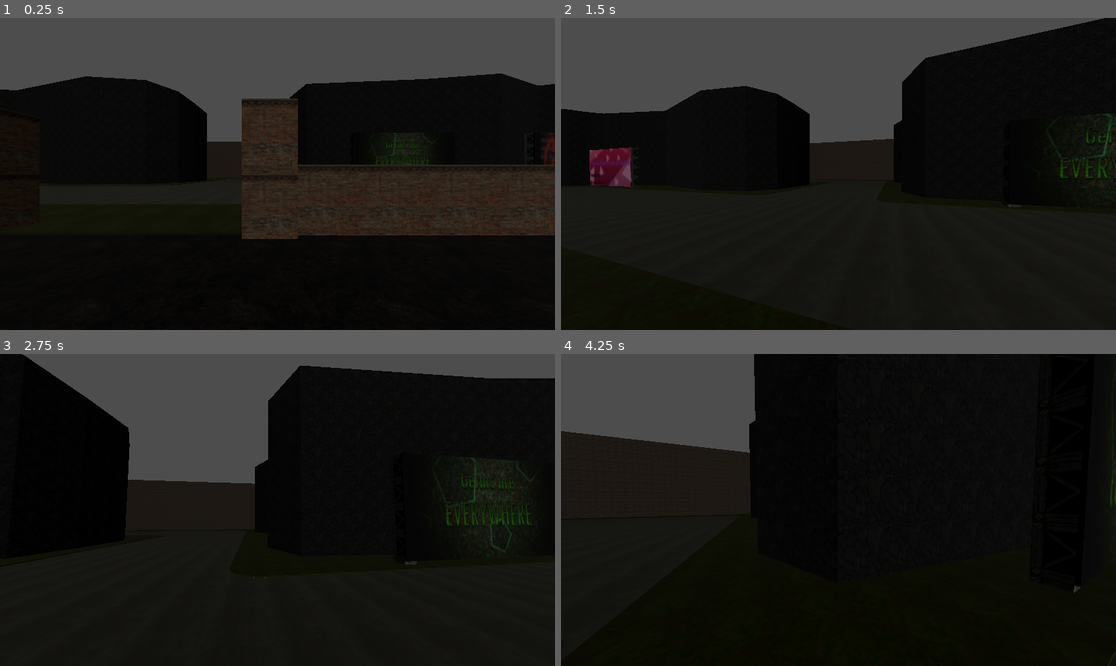
Above: before the commit, frames 1-4 (two rows, left to right).
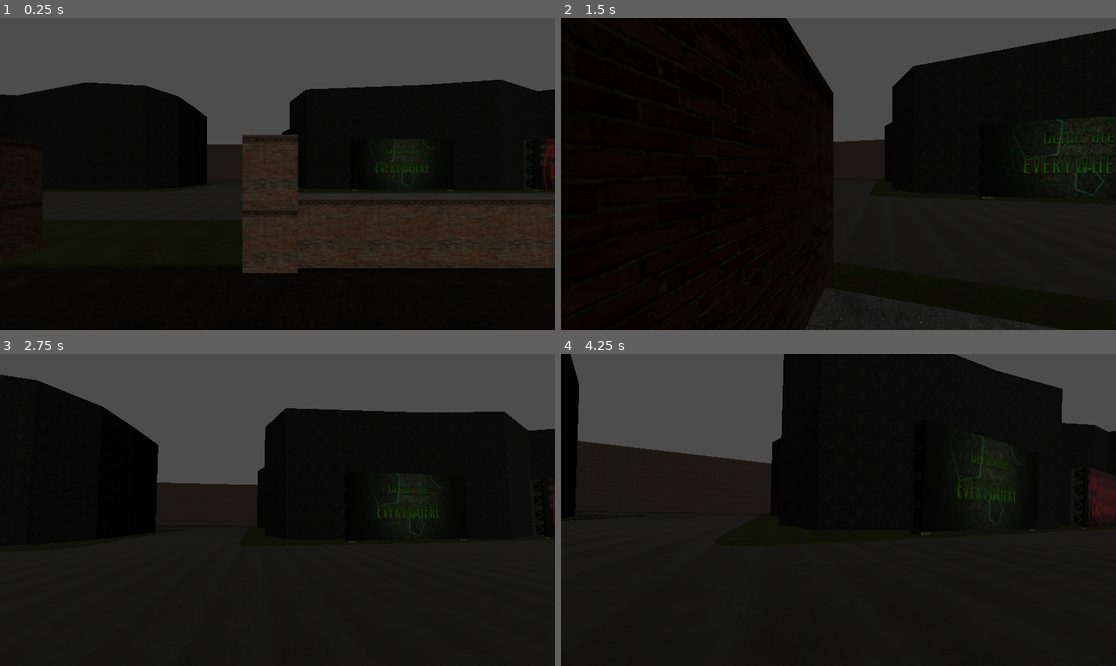
Above: after the commit, the same moments.

Repository: dubstabber/dark-chasers
Game: Godot game, scene res://scenes/rooms/mansion_1.tscn
Same seed, same stepped clock (60 frames per second), same inputs: the game is played once before the commit and once after it. Sound files missing from this copy of the repository are replaced by a short silence.
Inputs (mouse positions are in pixels of both pictures, inside the frame that each line leads up to):
- Up to frame 1 (0.25 s): no input
- Up to frame 2 (1.5 s): move the mouse to (866, 174) at 0.52 s; hold Ctrl (crounch, bound only before the commit) 0.53-1.28 s; hold W (move-up) from 0.53 s (still down); tap Space (jump) at 0.77, 1.07 s; tap Shift (run, bound only before the commit) at 0.8, 1.35 s; move the mouse to (810, 174) at 1.27 s
- Up to frame 3 (2.75 s): keep holding W (move-up); tap Space (jump) at 1.52, 1.82, 2.3 s; tap E (use) at 1.55, 2.1 s; move the mouse to (288, 503) at 2.02 s
- Up to frame 4 (4.25 s): keep holding W (move-up); move the mouse to (832, 516) at 2.77 s; tap Space (jump) at 2.85, 3.02, 3.32, 3.77, 4.07 s; tap Ctrl (crounch, bound only before the commit) at 3.05 s; move the mouse to (877, 513) at 3.52 s; hold Ctrl (crounch, bound only before the commit) from 3.53 s (still down); tap Shift (run, bound only before the commit) at 3.8 s

The runs differ from the first frame. In frame 1, 13% of the frame differs, in the area x 0-100%, y 17-82%; in frame 2, 17%, in the area x 0-100%, y 0-100%; in frame 3, 11%; in frame 4, 9.0%.
Error after the commit: Invalid assignment of property or key 'target' with value of type 'CharacterBody3D (player.gd)' on a base object of type 'CharacterBody3D (ao_oni.gd)'. (res://…

Commit message:
Character controller overhaul

Diff:
--- a/project.godot
+++ b/project.godot
@@ -22,7 +22,7 @@
 
 [input]
 
-run={
+sprint={
 "deadzone": 0.5,
 "events": [Object(InputEventKey,"resource_local_to_scene":false,"resource_name":"","device":-1,"window_id":0,"alt_press …(182 unchanged characters)…
 ]
@@ -67,7 +67,7 @@
 "events": [Object(InputEventKey,"resource_local_to_scene":false,"resource_name":"","device":-1,"window_id":0,"alt_pressed":false,"shift_pressed":false,"ctrl_pressed":false,"meta_pressed":false,"pressed":false,"keycode":0,"physical_keycode":86,"key_label":0,"unicode":118,"echo":false,"script":null)
 ]
 }
-crounch={
+crouch={
 "deadzone": 0.5,
 "events": [Object(InputEventKey,"resource_local_to_scene":false,"resource_name":"","device":-1,"window_id":0,"alt_press …(182 unchanged characters)…
 , Object(InputEventKey,"resource_local_to_scene":false,"resource_name":"","device":-1,"window_id":0,"alt_pressed":false,"shift_pressed":false,"ctrl_pressed":false,"meta_pressed":false,"pressed":false,"keycode":0,"physical_keycode":67,"key_label":0,"unicode":99,"echo":false,"script":null)
--- a/scenes/enemies/ao_oni.gd
+++ b/scenes/enemies/ao_oni.gd
@@ -7,7 +7,7 @@
 
 var transitionsNode: Node3D
 var gravity = ProjectSettings.get_setting("physics/3d/default_gravity")
-var target: CharacterBody3D
+var target: Camera3D
 var look_point_dir: Vector3
 var jump_speed: float = 0
 var direction: Vector3
@@ -117,7 +117,7 @@
 
 func _on_sight_timer_timeout():
 	if target:
-		sight_raycast.target_position = target.global_position - global_position
+		sight_raycast.target_position = (target.global_position) - global_position
 
 
 func _on_kill_zone_body_entered(body):
--- a/scenes/player.gd
+++ b/scenes/player.gd
@@ -2,16 +2,28 @@
 
 signal mode_changed(mode, value)
 
-const JUMP_VELOCITY = 4.5
-
-@export var SPEED = 5.0
-@export var sensivity = 0.3
-
+const JUMP_VELOCITY := 4.5
+const WALKING_SPEED := 5.0
+const SPRINTING_SPEED := 8.0
+const CROUCHING_SPEED := 3.0
+
+const HEAD_BOBBING_SPRINTING_SPEED = 22.0
+const HEAD_BOBBING_WALKING_SPEED = 14.0
+const HEAD_BOBBING_CROUNCHING_SPEED = 10.0
+
+const HEAD_BOBBING_SPRINTING_INTENSITY = 0.2
+const HEAD_BOBBING_WALKING_INTENSITY = 0.1
+const HEAD_BOBBING_CROUNCHING_INTENSITY = 0.05
+
+var mouse_sens := 0.25
+var current_speed := 5.0
 var current_room: String
 var map: Node3D
-var direction: Vector3
+var direction := Vector3.ZERO
 var fov := false
-var lerp_speed := 2
+var lerp_speed := 10.0
+var air_lerp_speed := 3.0
+var dead_lerp_speed := 2.0
 var gravity: int = ProjectSettings.get_setting("physics/3d/default_gravity")
 var killed := false
 var death_throw := 10.5
@@ -20,12 +32,32 @@
 var is_climbing := false
 var killed_pos: Vector3
 var is_crounching := false
-
-@onready var camera_3d = $Camera3D
-@onready var color_rect = $Camera3D/ColorRect
-@onready var stay_col = $CollisionShape3D
-@onready var crounch_col = $CollisionShape3D2
+var crouching_depth = -0.5
+var last_velocity = Vector2.ZERO
+
+var walking = false
+var sprinting = false
+var crouching = false
+var sliding = false
+
+var slide_timer = 0.0
+var slide_timer_max = 1.0
+var slide_vector = Vector2.ZERO
+var slide_speed = 10.0
+
+var head_bobbing_vector = Vector2.ZERO
+var head_bobbing_index = 0.0
+var head_bobbing_current_intensity = 0.0
+
+@onready var nek = $nek
+@onready var head = $nek/head
+@onready var eyes = $nek/head/eyes
+@onready var camera_3d = $nek/head/eyes/Camera3D
+@onready var color_rect = $nek/head/eyes/Camera3D/ColorRect
+@onready var stay_col = $StandingCollisionShape
+@onready var crounch_col = $CrouchingCollisionShape
 @onready var ray_cast_3d = $RayCast3D
+@onready var animation_player = $nek/head/eyes/AnimationPlayer
 
 
 func _ready():
@@ -36,53 +68,104 @@
 func _input(event):
 	if !killed:
 		if event is InputEventMouseMotion:
-			camera_3d.rotation_degrees.x -= event.relative.y * sensivity
-			camera_3d.rotation_degrees.x = clamp(camera_3d.rotation_degrees.x, -90, 90)
-			rotation_degrees.y -= event.relative.x * sensivity
-
-
-func _unhandled_input(_event):
-	if not killed:
-		if is_crounching:
+			rotate_y(deg_to_rad(-event.relative.x * mouse_sens))
+			head.rotate_x(deg_to_rad(-event.relative.y * mouse_sens))
+			head.rotation.x = clamp(head.rotation.x, deg_to_rad(-89), deg_to_rad(89))
+
+
+func _physics_process(delta):
+	if !killed:
+		var input_dir = Input.get_vector("move-left", "move-right", "move-up", "move-down")
+		if (Input.is_action_pressed("crouch") or sliding) and not clip_mode:
+			current_speed = lerp(current_speed, CROUCHING_SPEED, delta * lerp_speed)
+			head.position.y = lerp(head.position.y, crouching_depth, delta*lerp_speed)
 			stay_col.disabled = true
 			crounch_col.disabled = false
-			camera_3d.position.y = 0.154
-			SPEED = 2.0
+
+			if sprinting and input_dir != Vector2.ZERO:
+				sliding = true
+				slide_timer = slide_timer_max
+				slide_vector = input_dir
+
+			walking = false
+			sprinting = false
+			crouching = true
 		elif not ray_cast_3d.is_colliding():
 			stay_col.disabled = false
 			crounch_col.disabled = true
-			camera_3d.position.y = 0.387
-			SPEED = 5.0
-
-func _physics_process(delta):
-	if !killed:
+			head.position.y = lerp(head.position.y, 0.0, delta*lerp_speed)
+			if Input.is_action_pressed("sprint"):
+				current_speed = lerp(current_speed, SPRINTING_SPEED, delta * lerp_speed)
+				camera_3d.fov += 2
+				camera_3d.fov = clamp(camera_3d.fov, 85, 110)
+				walking = false
+				sprinting = true
+				crouching = false
+			else:
+				current_speed = lerp(current_speed, WALKING_SPEED, delta * lerp_speed)
+				camera_3d.fov = 85
+				walking = true
+				sprinting = false
+				crouching = false
+
+		if sliding:
+			slide_timer -= delta
+		if slide_timer <= 0:
+			sliding = false
+
+		if sprinting:
+			head_bobbing_current_intensity = HEAD_BOBBING_SPRINTING_INTENSITY
+			head_bobbing_index += HEAD_BOBBING_SPRINTING_SPEED * delta
+		elif walking:
+			head_bobbing_current_intensity = HEAD_BOBBING_WALKING_INTENSITY
+			head_bobbing_index += HEAD_BOBBING_WALKING_SPEED * delta
+		elif crouching:
+			head_bobbing_current_intensity = HEAD_BOBBING_CROUNCHING_INTENSITY
+			head_bobbing_index += HEAD_BOBBING_CROUNCHING_SPEED * delta
+
+		if is_on_floor() and not sliding and input_dir != Vector2.ZERO:
+			head_bobbing_vector.y = sin(head_bobbing_index)
+			head_bobbing_vector.x = sin(head_bobbing_index/2)+0.5
+
+			eyes.position.y = lerp(eyes.position.y, head_bobbing_vector.y*(head_bobbing_current_intensity/2.0),delta * lerp_speed)
+			eyes.position.x = lerp(eyes.position.x, head_bobbing_vector.x*head_bobbing_current_intensity,delta * lerp_speed)
+		else:
+			eyes.position.y = lerp(eyes.position.y, 0.0,delta * lerp_speed)
+			eyes.position.x = lerp(eyes.position.x, 0.0,delta * lerp_speed)
+
 		if not is_on_floor() and not clip_mode:
 			velocity.y -= gravity * delta
-		if Input.is_action_just_pressed("jump") and is_on_floor() and not clip_mode:
-			velocity.y = JUMP_VELOCITY
+
 		if Input.is_action_just_pressed("jump") and clip_mode:
-			velocity.y = SPEED
+			velocity.y = current_speed
 		elif Input.is_action_just_released("jump") and clip_mode:
-			velocity.y = move_toward(velocity.y, 0, SPEED)
-		if Input.is_action_pressed("run"):
-			camera_3d.fov += 2
-			camera_3d.fov = clamp(camera_3d.fov, 85, 110)
-			SPEED = 8.0
-		if Input.is_action_just_released("run"):
-			camera_3d.fov = 85
-			SPEED = 5.0
-		if Input.is_action_just_pressed("crounch"):
+			velocity.y = move_toward(velocity.y, 0, current_speed)
+
+		if Input.is_action_just_pressed("crouch"):
 			if clip_mode:
-				velocity.y = -SPEED
-		elif Input.is_action_pressed("crounch"):
+				velocity.y = -current_speed
+		elif Input.is_action_just_released("crouch"):
+			if clip_mode:
+				velocity.y = 0
+
+		if Input.is_action_just_pressed("jump") and is_on_floor():
 			if not clip_mode:
-				is_crounching = true
-		elif Input.is_action_just_released("crounch"):
-			if clip_mode:
-				velocity.y = move_toward(velocity.y, 0, SPEED)
-			else:
-				is_crounching = false
-
+				velocity.y = JUMP_VELOCITY
+				sliding = false
+				animation_player.play("jump")
+		if is_on_floor():
+			if last_velocity.y < -4.0:
+				animation_player.play("landing")
+
+		if is_on_floor():
+			direction = lerp(direction,(transform.basis * Vector3(input_dir.x, 0, input_dir.y)).normalized(), delta * lerp_speed)
+		else:
+			if input_dir != Vector2.ZERO:
+				direction = lerp(direction,(transform.basis * Vector3(input_dir.x, 0, input_dir.y)).normalized(), delta * air_lerp_speed)
+
+		if sliding:
+			direction = (transform.basis * Vector3(slide_vector.x, 0, slide_vector.y)).normalized()
+			current_speed = (slide_timer + 0.1) * slide_speed
 
 		if Input.is_action_just_pressed("toggle-clip-mode"):
 			clip_mode = not clip_mode
@@ -98,16 +181,16 @@
 				position = transit_pos.global_position
 				transit_pos = null
 
-		var input_dir = Input.get_vector("move-left", "move-right", "move-up", "move-down")
-		direction = (transform.basis * Vector3(input_dir.x, 0, input_dir.y)).normalized()
 		if direction:
-			velocity.x = direction.x * SPEED
-			velocity.z = direction.z * SPEED
+			velocity.x = direction.x * current_speed
+			velocity.z = direction.z * current_speed
 		else:
-			velocity.x = move_toward(velocity.x, 0, SPEED)
-			velocity.z = move_toward(velocity.z, 0, SPEED)
+			velocity.x = move_toward(velocity.x, 0, current_speed)
+			velocity.z = move_toward(velocity.z, 0, current_speed)
 		if is_climbing and input_dir:
-			velocity.y = SPEED
+			velocity.y = current_speed
+
+		last_velocity = velocity
 		move_and_slide()
 	else:
 		if death_throw > 0:
--- a/scenes/player.tscn
+++ b/scenes/player.tscn
@@ -8,7 +8,97 @@
 
 [sub_resource type="CapsuleShape3D" id="CapsuleShape3D_y831t"]
 radius = 0.202198
-height = 0.606244
+height = 0.678998
+
+[sub_resource type="Animation" id="Animation_nqp58"]
+length = 0.001
+tracks/0/type = "value"
+tracks/0/imported = false
+tracks/0/enabled = true
+tracks/0/path = NodePath("Camera3D:rotation")
+tracks/0/interp = 1
+tracks/0/loop_wrap = true
+tracks/0/keys = {
+"times": PackedFloat32Array(0),
+"transitions": PackedFloat32Array(1),
+"update": 0,
+"values": [Vector3(0, 0, 0)]
+}
+tracks/1/type = "value"
+tracks/1/imported = false
+tracks/1/enabled = true
+tracks/1/path = NodePath("Camera3D:position")
+tracks/1/interp = 1
+tracks/1/loop_wrap = true
+tracks/1/keys = {
+"times": PackedFloat32Array(0),
+"transitions": PackedFloat32Array(1),
+"update": 0,
+"values": [Vector3(0, 0, 0)]
+}
+
+[sub_resource type="Animation" id="Animation_j6b8x"]
+resource_name = "jump"
+length = 0.3
+tracks/0/type = "value"
+tracks/0/imported = false
+tracks/0/enabled = true
+tracks/0/path = NodePath("Camera3D:rotation")
+tracks/0/interp = 1
+tracks/0/loop_wrap = true
+tracks/0/keys = {
+"times": PackedFloat32Array(0, 0.1, 0.3),
+"transitions": PackedFloat32Array(1, 1, 1),
+"update": 0,
+"values": [Vector3(0, 0, 0), Vector3(0.0523599, 0, 0.0349066), Vector3(0, 0, 0)]
+}
+tracks/1/type = "value"
+tracks/1/imported = false
+tracks/1/enabled = true
+tracks/1/path = NodePath("Camera3D:position")
+tracks/1/interp = 1
+tracks/1/loop_wrap = true
+tracks/1/keys = {
+"times": PackedFloat32Array(0, 0.1, 0.3),
+"transitions": PackedFloat32Array(1, 1, 1),
+"update": 0,
+"values": [Vector3(0, 0, 0), Vector3(0, -0.1, 0), Vector3(0, 0, 0)]
+}
+
+[sub_resource type="Animation" id="Animation_wf0y5"]
+resource_name = "landing"
+length = 0.3
+tracks/0/type = "value"
+tracks/0/imported = false
+tracks/0/enabled = true
+tracks/0/path = NodePath("Camera3D:rotation")
+tracks/0/interp = 1
+tracks/0/loop_wrap = true
+tracks/0/keys = {
+"times": PackedFloat32Array(0, 0.1, 0.3),
+"transitions": PackedFloat32Array(1, 1, 1),
+"update": 0,
+"values": [Vector3(0, 0, 0), Vector3(0.0523599, 0, 0.0349066), Vector3(0, 0, 0)]
+}
+tracks/1/type = "value"
+tracks/1/imported = false
+tracks/1/enabled = true
+tracks/1/path = NodePath("Camera3D:position")
+tracks/1/interp = 1
+tracks/1/loop_wrap = true
+tracks/1/keys = {
+"times": PackedFloat32Array(0, 0.1, 0.3),
+"transitions": PackedFloat32Array(1, 1, 1),
+"update": 0,
+"values": [Vector3(0, 0, 0), Vector3(0, -0.1, 0), Vector3(0, 0, 0)]
+}
+
+[sub_resource type="AnimationLibrary" id="AnimationLibrary_scfly"]
+_data = {
+"RESET": SubResource("Animation_nqp58"),
+"jump": SubResource("Animation_j6b8x"),
+"landing": SubResource("Animation_wf0y5")
+}
 
 [node name="Player" type="CharacterBody3D" groups=["player"]]
 collision_mask = 14
@@ -19,15 +109,31 @@
 floor_snap_length = 0.4
 script = ExtResource("1_xs0mp")
 
-[node name="CollisionShape3D" type="CollisionShape3D" parent="."]
+[node name="StandingCollisionShape" type="CollisionShape3D" parent="."]
+transform = Transform3D(1, 0, 0, 0, 1, 0, 0, 0, 1, 0, 0.599877, 0)
 shape = SubResource("CapsuleShape3D_gryrd")
 
-[node name="Camera3D" type="Camera3D" parent="."]
-transform = Transform3D(1, 0, 0, 0, 1, 0, 0, 0, 1, 0, 0.387382, -0.0406087)
+[node name="CrouchingCollisionShape" type="CollisionShape3D" parent="."]
+transform = Transform3D(1, 0, 0, 0, 1, 0, 0, 0, 1, 0, 0.342077, 0)
+shape = SubResource("CapsuleShape3D_y831t")
+disabled = true
+
+[node name="RayCast3D" type="RayCast3D" parent="."]
+target_position = Vector3(0, 1.22, 0)
+collision_mask = 12
+
+[node name="nek" type="Node3D" parent="."]
+transform = Transform3D(1, 0, 0, 0, 1, 0, 0, 0, 1, 0, 1, 0)
+
+[node name="head" type="Node3D" parent="nek"]
+
+[node name="eyes" type="Node3D" parent="nek/head"]
+
+[node name="Camera3D" type="Camera3D" parent="nek/head/eyes"]
 current = true
 fov = 85.0
 
-[node name="ColorRect" type="ColorRect" parent="Camera3D"]
+[node name="ColorRect" type="ColorRect" parent="nek/head/eyes/Camera3D"]
 modulate = Color(1, 1, 1, 0)
 anchors_preset = 15
 anchor_right = 1.0
@@ -36,10 +142,7 @@
 grow_vertical = 2
 color = Color(1, 0, 0, 1)
 
-[node name="CollisionShape3D2" type="CollisionShape3D" parent="."]
-shape = SubResource("CapsuleShape3D_y831t")
-disabled = true
-
-[node name="RayCast3D" type="RayCast3D" parent="."]
-target_position = Vector3(0, 0.9, 0)
-collision_mask = 12
+[node name="AnimationPlayer" type="AnimationPlayer" parent="nek/head/eyes"]
+libraries = {
+"": SubResource("AnimationLibrary_scfly")
+}
Not shown, changed: notes.txt
Not shown: 1 places in scenes/player.tscn that only renumber resources
